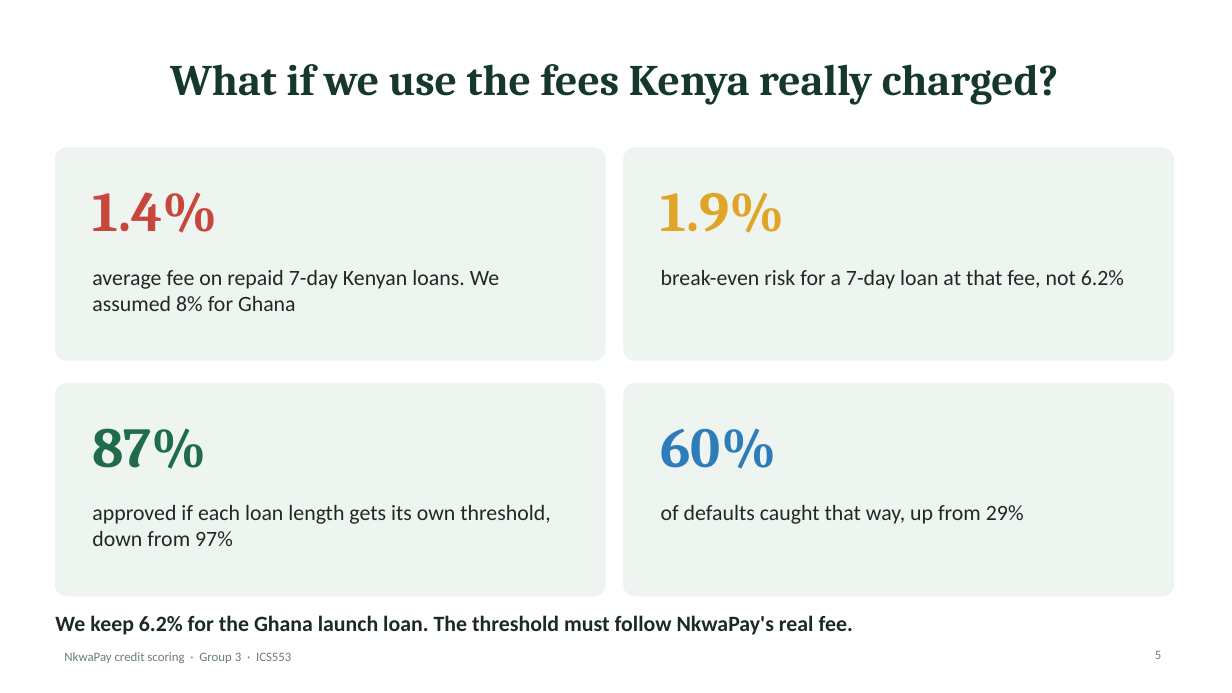
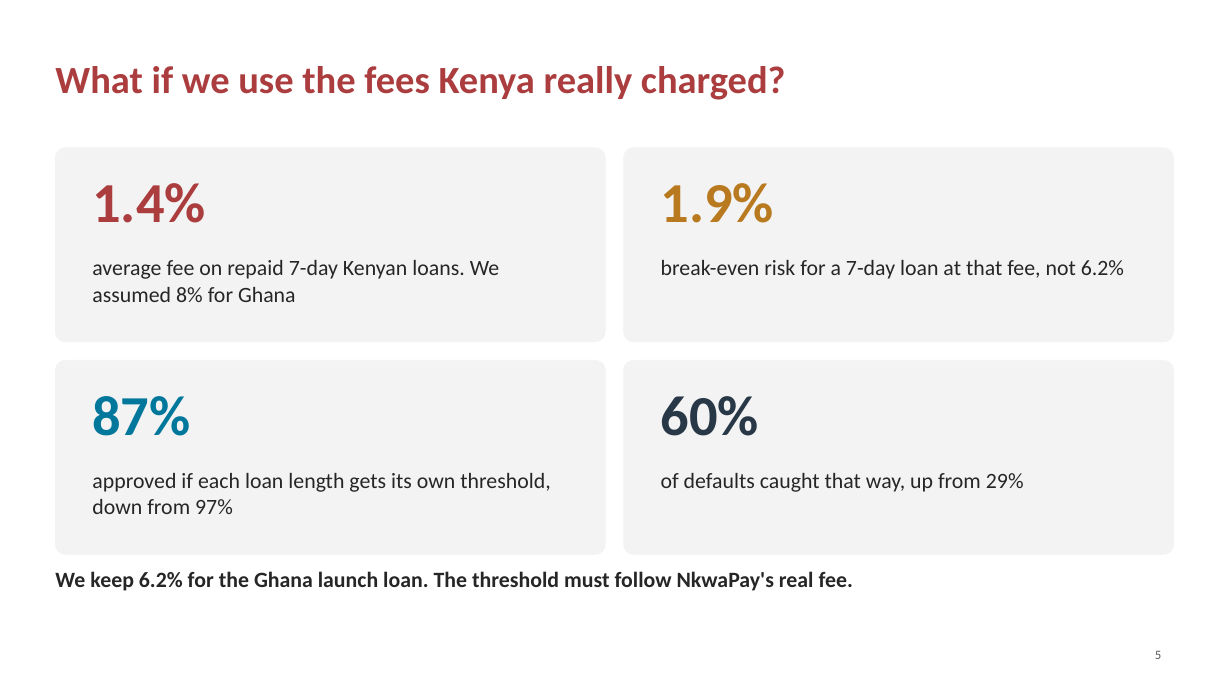
Before and after one commit to ASU-MICS-2028/mle-group-3-prosit-2, a slide deck: slide 5 of slides/NkwaPay_Debrief_Present.pptx. Drawn at 1232x693 pixels with LibreOffice and Linux fonts; fonts in the diff are those of the drawing; background and template pictures are left out. Boxes give left, top, right and bottom in pixels: in the first picture for what was removed or moved away, otherwise in the second. Text is boxed around its words. In the diff, an @@ line names an element or a change of style, - is before the commit and + after.

```diff
--- a/slides/NkwaPay_Debrief_Present.pptx
+++ b/slides/NkwaPay_Debrief_Present.pptx
@@ title "What if we use the ..." at (x1=55, y1=66, x2=786, y2=100): size 34 to 30 pt, font Cambria to Calibri, text colour #16382C to #AB3D3F; alignment centre to left @@
@@ rounded rectangle resized from (x1=55, y1=148, x2=605, y2=360) to (x1=55, y1=148, x2=605, y2=342) @@
@@ rounded rectangle resized from (x1=624, y1=148, x2=1174, y2=360) to (x1=624, y1=148, x2=1174, y2=342) @@
@@ text "1.4%" at (x1=92, y1=183, x2=205, y2=223): font Cambria to Calibri, text colour #C8473D to #AB3D3F @@
@@ text "1.9%" at (x1=661, y1=183, x2=774, y2=223): font Cambria to Calibri, text colour #E0A526 to #B8791F @@
@@ 4 texts moved together from (x1=92, y1=192, x2=1124, y2=311) to (x1=92, y1=183, x2=1124, y2=302) @@
@@ rounded rectangle resized from (x1=55, y1=384, x2=605, y2=596) to (x1=55, y1=360, x2=605, y2=555) @@
@@ text "87%" at (x1=92, y1=396, x2=190, y2=436): font Cambria to Calibri, text colour #1F6B4A to #00779B @@
@@ fill #EEF4F0 to #F3F3F3; outline #EEF4F0 0.5 pt to #F3F3F3 0.5 pt in 4 elements at (x1=55, y1=148, x2=605, y2=342), (x1=624, y1=148, x2=1174, y2=342), (x1=55, y1=360, x2=605, y2=555), (x1=624, y1=360, x2=1174, y2=555) @@
@@ rounded rectangle resized from (x1=624, y1=384, x2=1174, y2=596) to (x1=624, y1=360, x2=1174, y2=555) @@
@@ text "60%" at (x1=661, y1=396, x2=759, y2=436): font Cambria to Calibri, text colour #2E7DBA to #283847 @@
@@ 4 texts moved together from (x1=92, y1=428, x2=1024, y2=546) to (x1=92, y1=396, x2=1024, y2=514) @@
@@ text colour #1B2B24 to #262626 in 5 elements at (x1=92, y1=260, x2=499, y2=302), (x1=661, y1=260, x2=1124, y2=279), (x1=92, y1=473, x2=550, y2=514), (x1=661, y1=473, x2=1024, y2=492), (x1=55, y1=571, x2=853, y2=591) @@
@@ text "We keep 6.2% for the ..." moved from (x1=55, y1=615, x2=853, y2=635) to (x1=55, y1=571, x2=853, y2=591) @@
@@ text removed at (x1=64, y1=652, x2=291, y2=663) @@
-NkwaPay credit scoring · Group 3 · ICS553
@@ page number at (x1=1155, y1=651, x2=1161, y2=659): text colour #6B7F75 to #595959 @@
```
Also in this commit, not shown: 17 other slides changed.
